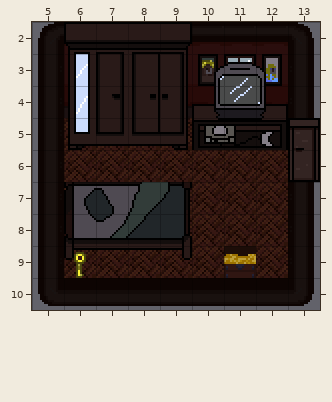
Tiled map: game/assets/tiles/bedroom.tmx. Above is the file before it was changed.
Cells are 16x16 px. Shown: x 5..13, y 2..10.
Now the later version:
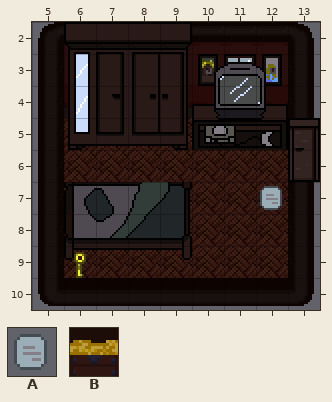
Key: from "furniture_tileset_v2": A 400; from "tileset": B 75.
Objects are placed by their top-left corner, in cells (3,4 is the top-left corner of cell 3,4); size is 1x1 cell unless given.
Difference:
Layer "Object Layer 1":
added: A at 12,7
removed: B at 11,9
Boxes around the changes in both pictures, in picture pixels (x1, y1, x2, y2):
added: (260, 186, 282, 210)
removed: (224, 246, 256, 278)
